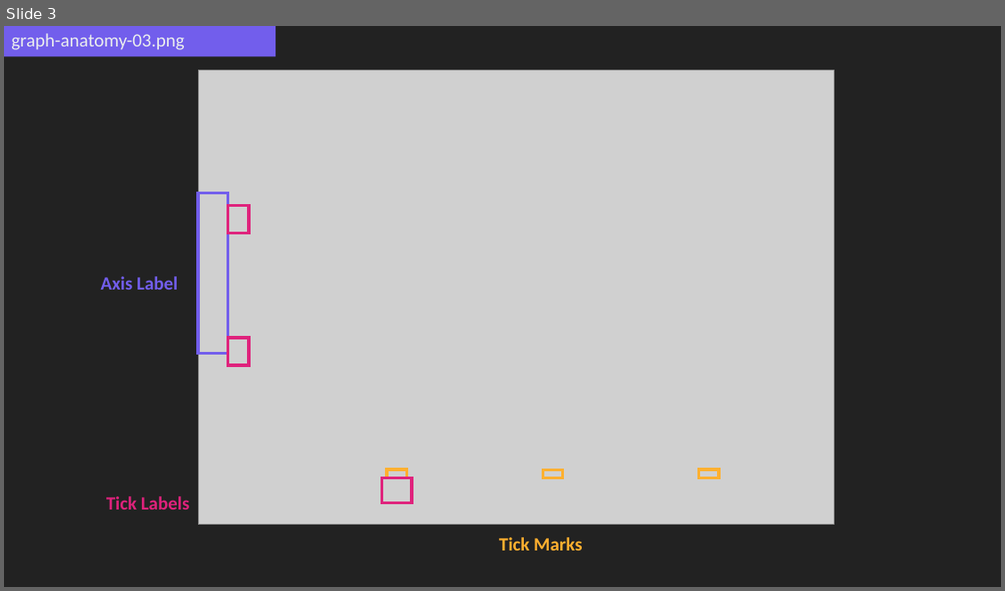
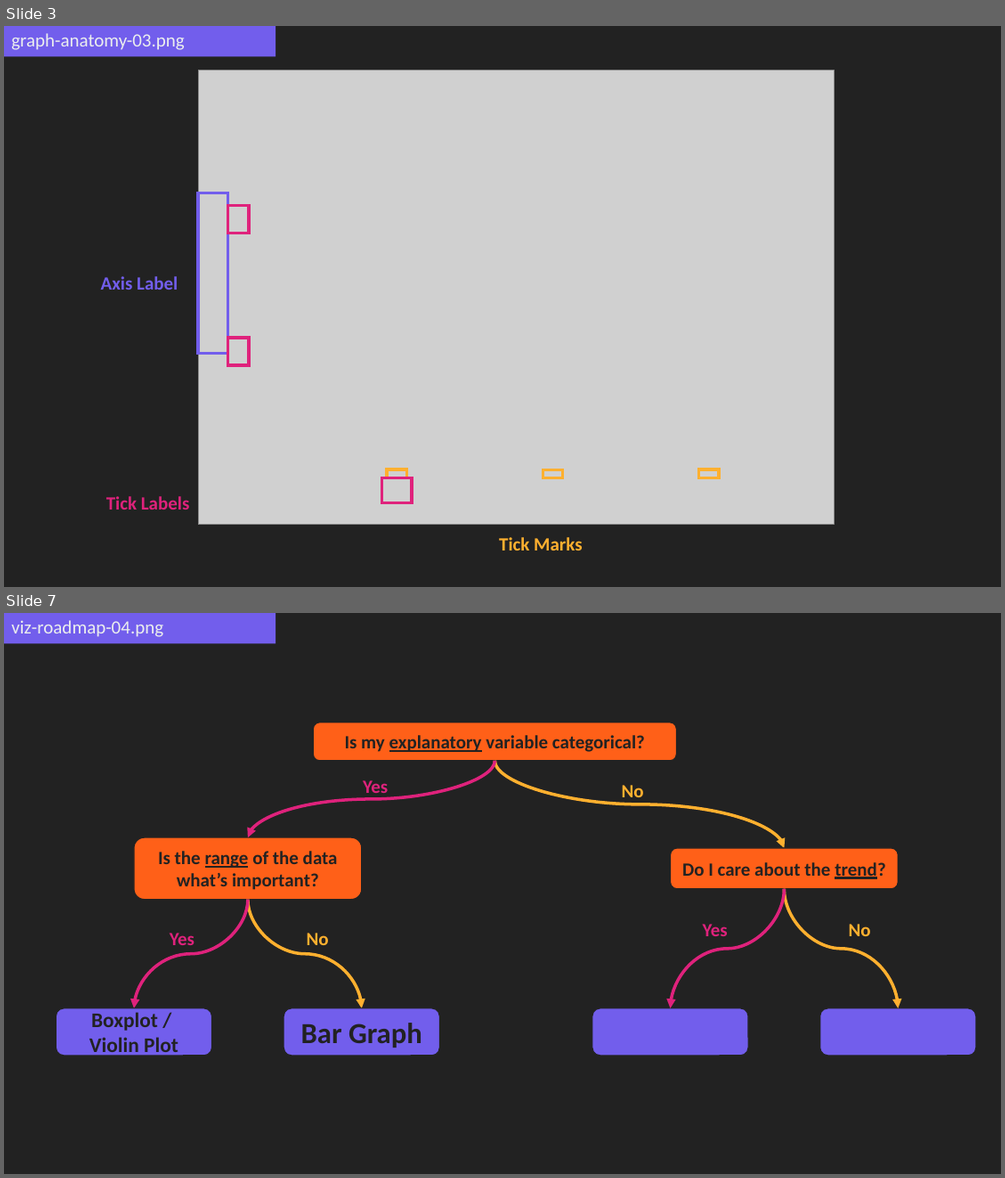
Before and after one commit to njlyon0/teach_tutorials, a slide deck: _maintain/slides_data-viz-basics_graphics.pptx. Shown one above the other, each under a label of ours: slide 3 before the commit, slides 3 and 7 after it; the slides between them are not shown. The pictures are 1005x591 and 1005x1178 pixels, drawn with LibreOffice and Linux fonts; fonts in the diff are those of the drawing; grey boxes stand for pictures. Boxes give left, top, right and bottom in pixels: in the first picture for what was removed or moved away, otherwise in the second. Text is boxed around its words. In the diff, an @@ line names an element or a change of style, - is before the commit and + after.

Commit message:
feat (viz): add maintenance for viz roadmap graphics

```diff
--- a/_maintain/slides_data-viz-basics_graphics.pptx
+++ b/_maintain/slides_data-viz-basics_graphics.pptx
@@ slide 7 added at [4, 613, 1001, 1174], background #222222 @@
@@ rectangle added at [4, 613, 275, 643], fill #725EEC, 18 pt, text #EBEEEE @@
+viz-roadmap-04.png
@@ rounded rectangle added at [314, 722, 677, 761], fill #FF6018, outline #222222 1 pt, 18 pt, text #222222, bold @@
+Is my explanatory variable categorical?
@@ curved arrow added from (494, 761) to (248, 837), #DF227C 3 pt @@
@@ curved arrow added from (494, 761) to (784, 848), #FFB02F 3 pt @@
@@ text added at [363, 780, 388, 799], 18 pt, text #DF227C, bold @@
+Yes
@@ text added at [622, 785, 644, 803], 18 pt, text #FFB02F, bold @@
+No
@@ rounded rectangle added at [134, 837, 362, 900], fill #FF6018, outline #222222 1 pt, 18 pt, text #222222, bold @@
+Is the range of the data what’s important?
@@ rounded rectangle added at [671, 848, 898, 889], fill #FF6018, outline #222222 1 pt, 18 pt, text #222222, bold @@
+Do I care about the trend?
@@ curved arrow added from (248, 900) to (134, 1008), #DF227C 3 pt @@
@@ curved arrow added from (248, 900) to (362, 1008), #FFB02F 3 pt @@
@@ curved arrow added from (784, 889) to (671, 1008), #DF227C 3 pt @@
@@ curved arrow added from (784, 889) to (898, 1008), #FFB02F 3 pt @@
@@ text added at [170, 933, 194, 945], 18 pt, text #DF227C, bold @@
+Yes
@@ text added at [307, 933, 329, 945], 18 pt, text #FFB02F, bold @@
+No
@@ text added at [703, 924, 728, 936], 18 pt, text #DF227C, bold @@
+Yes
@@ text added at [849, 924, 871, 936], 18 pt, text #FFB02F, bold @@
+No
@@ rounded rectangle added at [56, 1008, 212, 1055], fill #725EEC, outline #222222 1 pt, 20 pt, text #222222, bold @@
+Boxplot /
+Violin Plot
@@ rounded rectangle added at [283, 1008, 440, 1055], fill #725EEC, outline #222222 1 pt, 28 pt, text #222222, bold @@
+Bar Graph
@@ rounded rectangle added at [592, 1008, 749, 1055], fill #725EEC, outline #222222 1 pt, 20 pt, text #725EEC, bold @@
+Scatterplot + ”Best Fit” Line
@@ rounded rectangle added at [820, 1008, 976, 1055], fill #725EEC, outline #222222 1 pt @@
```
Also in this commit, not shown: 4 other slides added.
